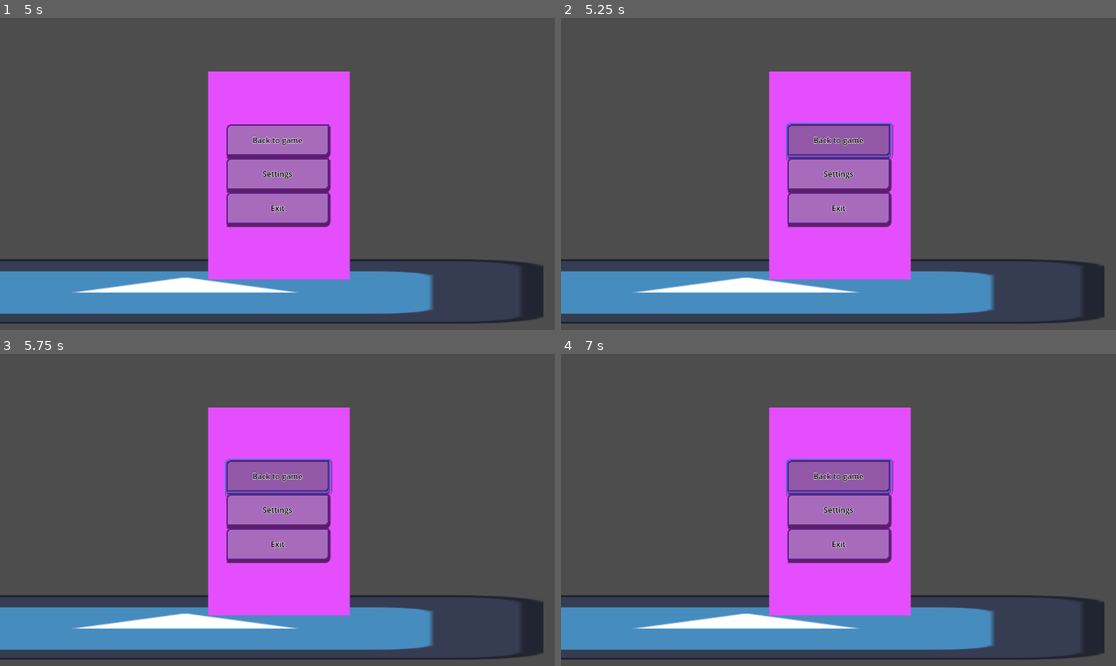
Above: before the commit, frames 1-4 (two rows, left to right).
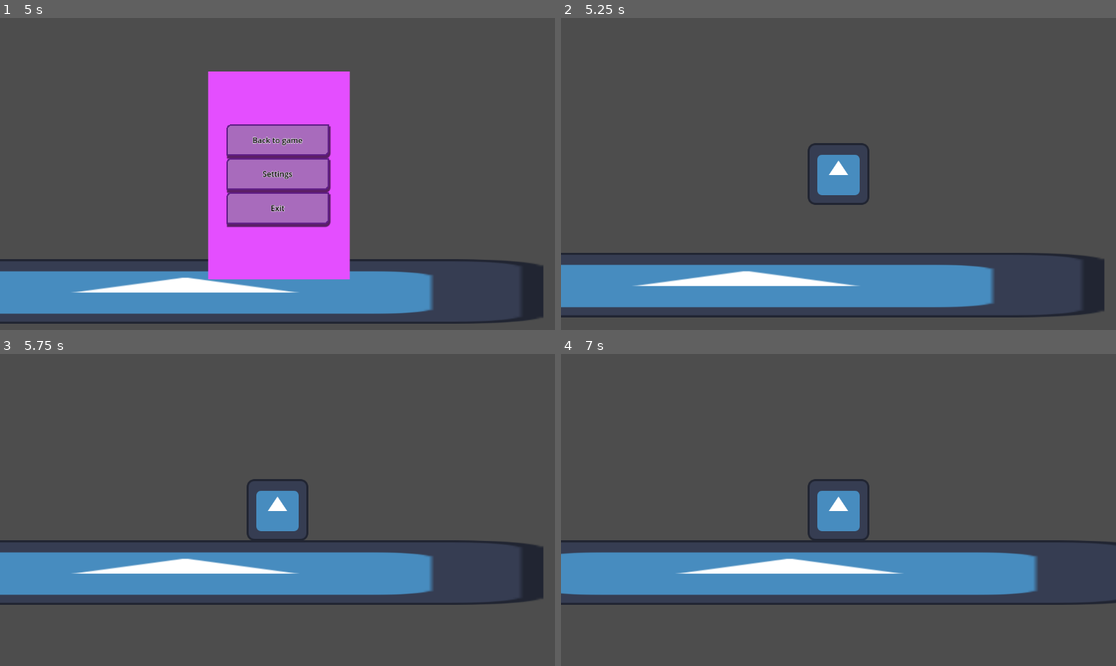
Above: after the commit, the same moments.

Repository: Dev-Karol1111/GMTK-2025
Game: Godot game, scene res://ui/menu/main_menu.tscn
Two runs of this game, one before a commit and one after it. Both use one fixed random seed, a clock stepped at 60 frames per second and the inputs below. The engine's default icon, where the game draws it, is replaced by a stand-in: a white triangle on a blue panel in a dark square.
Inputs:
- Up to frame 1 (5 s): click "Play" at 0.5 s; tap Enter at 1.25 s; hold D (move_right) 1.28-2.78 s; tap W (jump) at 1.52, 2.27, 3.77, 4.52 s; hold A (move_left) 2.78-3.53 s; hold D (move_right) from 3.53 s (still down); tap Escape (pause menu) at 4.9 s
- Up to frame 2 (5.25 s): release D (move_right) at 5 s; click "Back to game" at 5 s
- Up to frame 3 (5.75 s): no input
- Up to frame 4 (7 s): hold A (move_left) 5.78-6.53 s; tap W (jump) at 6.02 s; hold D (move_right) from 6.53 s (still down)

Frame 1 is identical in both runs. In frame 2, 24% of the frame differs, in the area x 0-98%, y 17-98%; in frame 3, 38%; in frame 4, 38%, in the area x 0-100%, y 17-98%.

Commit message:
Pause menu fix

Diff:
--- a/Scenes/level.tscn
+++ b/Scenes/level.tscn
@@ -86,5 +86,5 @@
 
 [connection signal="paused" from="CanvasLayer/pause_menu" to="Player" method="pause"]
 [connection signal="unpaused" from="CanvasLayer/pause_menu" to="Player" method="unpause"]
-[connection signal="pressed" from="CanvasLayer/pause_menu/VBoxContainer/Back  to game" to="CanvasLayer/pause_menu" method="_on_back__to_game_pressed"]
+[connection signal="pressed" from="CanvasLayer/pause_menu/VBoxContainer/Back  to game" to="CanvasLayer/pause_menu" method="_on_back_to_game_pressed"]
 [connection signal="pressed" from="CanvasLayer/pause_menu/VBoxContainer/Exit" to="CanvasLayer/pause_menu" method="_on_exit_pressed"]
--- a/Scripts/UI/pause_menu.gd
+++ b/Scripts/UI/pause_menu.gd
@@ -13,12 +13,17 @@
 	if Input.is_action_just_pressed("pause menu"):
 		pause_menu.visible = not pause_menu.visible
 		is_pause_menu_opened = pause_menu.visible
-		paused.emit()
+		if pause_menu.visible:
+			paused.emit()
+		else:
+			unpaused.emit()
 
 func _on_back_to_game_pressed() -> void:
-	pause_menu.visible = false
-	is_pause_menu_opened = false
+	pause_menu.visible = not pause_menu.visible
+	is_pause_menu_opened = pause_menu.visible
 	unpaused.emit()
+
+
 
 func _on_exit_pressed() -> void:
 	get_tree().change_scene_to_file("res://ui/menu/main_menu.tscn")
